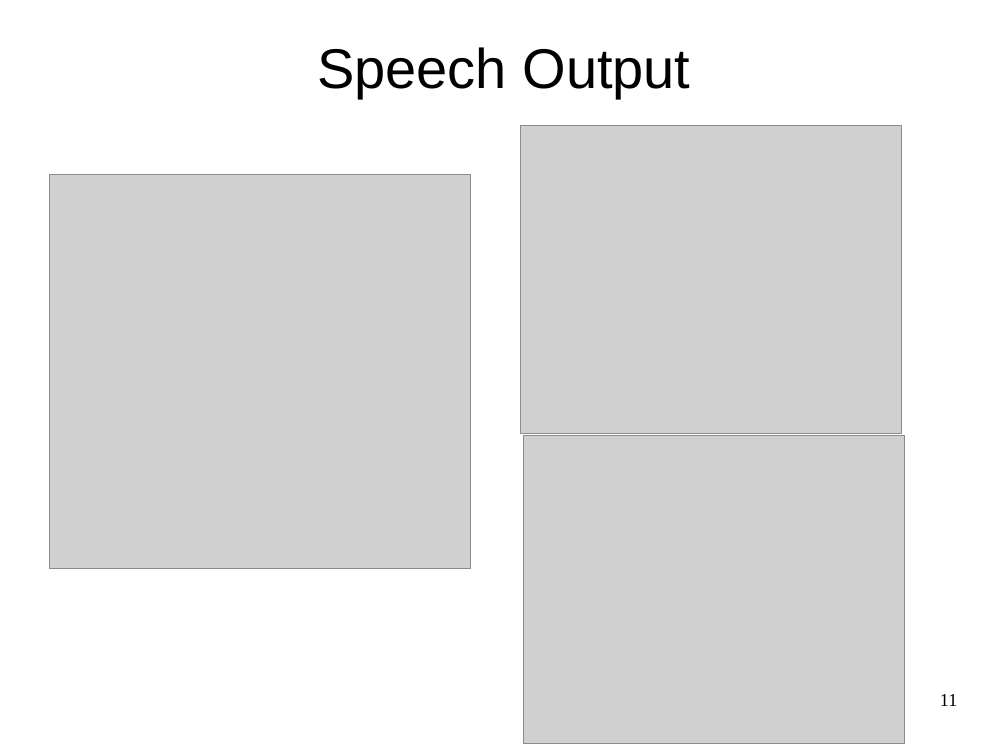
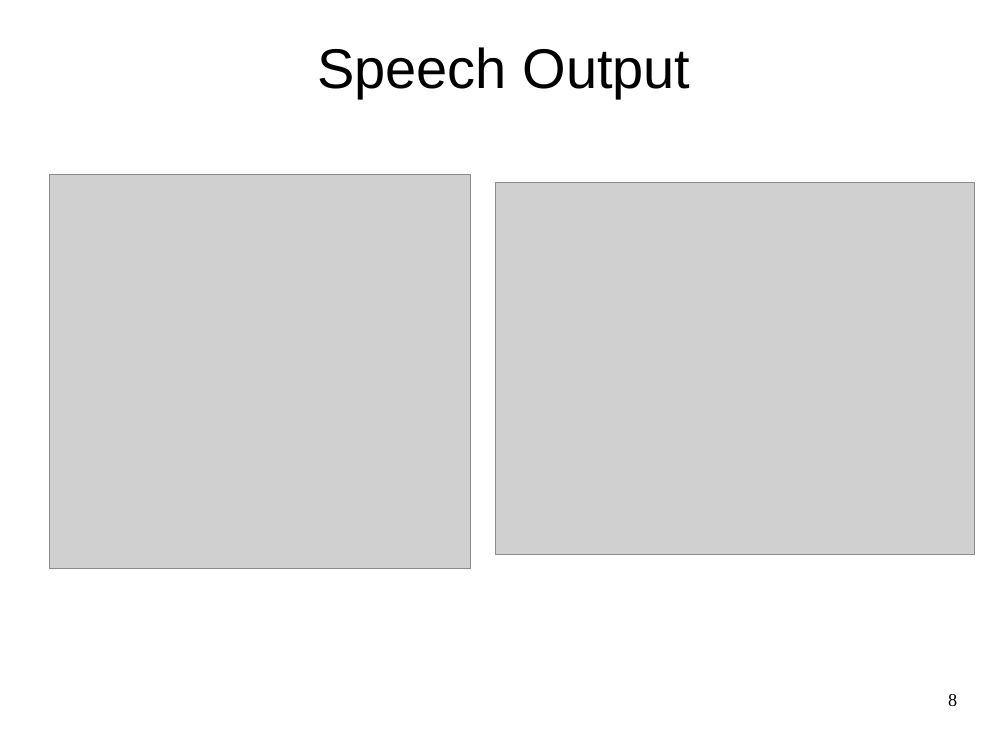
Before and after one commit to ccnlab/teaching, a slide deck: slide 8 of genpsych/randy_slides/oreilly_genpsych_language.pptx (slide 11 before the commit). Drawn at 1008x756 pixels with LibreOffice and Linux fonts; fonts in the diff are those of the drawing; grey boxes stand for pictures; background and template pictures are left out. Boxes give left, top, right and bottom in pixels: in the first picture for what was removed or moved away, otherwise in the second. Text is boxed around its words. In the diff, an @@ line names an element or a change of style, - is before the commit and + after.

```diff
--- a/genpsych/randy_slides/oreilly_genpsych_language.pptx
+++ b/genpsych/randy_slides/oreilly_genpsych_language.pptx
@@ picture: place and size @@
-picture at <box>521,126,902,433</box>
+picture at <box>496,182,976,554</box>
@@ picture removed at <box>523,435,904,743</box> @@
@@ page number at <box>948,694,957,706</box>: text changed @@
-11
+8
```
Also in this commit, not shown: 2 other slides changed, 8 slides added, 18 slides removed.
